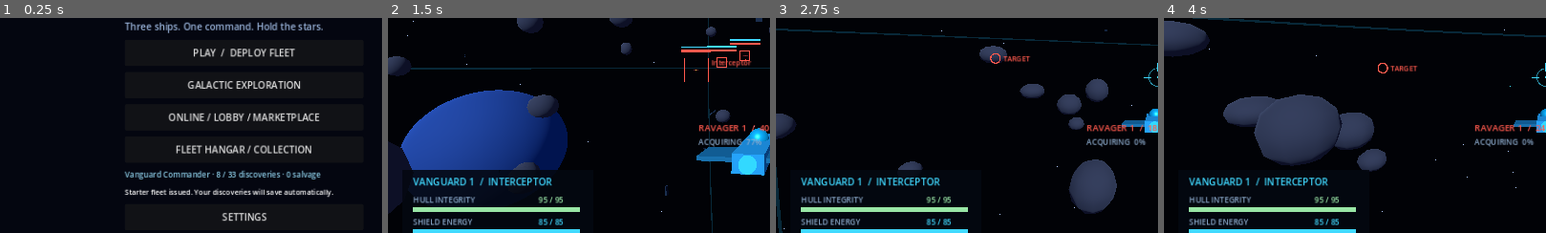
Above: before the commit, frames 1-4 (left to right).
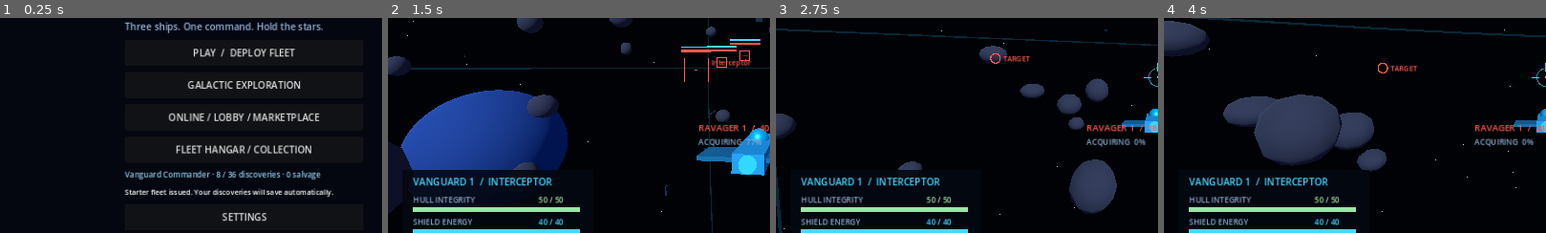
Above: after the commit, the same moments.

Repository: trentsmith/Galactic-Dominion
Game: Godot game, scene res://scenes/main.tscn
The game is run twice, just before and just after one commit, with the same random seed, the same clock (stepped at 60 frames per second) and the same inputs.
Inputs (mouse positions are % of the whole screen's width and height, from its top left):
- Up to frame 1 (0.25 s): no input
- Up to frame 2 (1.5 s): click "PLAY / DEPLOY FLEET" at 0.5 s; move the mouse to (55, 50) at 1.27 s; hold W (forward) from 1.28 s (still down); hold Shift (boost) from 1.28 s (still down); tap R (ability) at 1.35 s
- Up to frame 3 (2.75 s): keep holding W (forward); move the mouse to (45, 50) at 2.02 s; release Shift (boost) at 2.03 s; tap Shift (boost) at 2.1 s; click (45, 50) at 2.3 s
- Up to frame 4 (4 s): keep holding W (forward); move the mouse to (52, 48) at 2.77 s; press the mouse at (52, 48) at 2.78 s; right-click (52, 48) at 3.05 s; move the mouse to (49, 52) at 3.52 s; release the mouse at (49, 52) at 3.53 s; right-click (49, 52) at 3.6 s; tap R (ability) at 3.8 s
The pictures show only the part of the screen within x 0-50%, y 37-87%; the shares and areas given below are measured in that part.

The runs differ from the first frame. In frame 1, less than 0.1% of the frame differs, in the area x 60-62%, y 71-75%; in frame 2, 0.1%, in the area x 39-46%, y 83-97%; in frame 3, 0.1%; in frame 4, 0.1%.

Commit message:
Fast Combat & Victory Ships: permanent hull rewards, trading and shiny-style rarity

Diff:
--- a/project.godot
+++ b/project.godot
@@ -1,7 +1,7 @@
 config_version=5
 [application]
 config/name="Galactic Dominion"
-config/version="0.3.0"
+config/version="0.4.0"
 run/main_scene="res://scenes/main.tscn"
 config/features=PackedStringArray("4.3", "GL Compatibility")
 [display]
--- a/resources/collectibles/crew_nyx_prism.tres
+++ b/resources/collectibles/crew_nyx_prism.tres
@@ -6,7 +6,7 @@
 display_name = "Nyx · Prismborn"
 description = "Rare visual variant of Nyx. Pearl skin and prismatic antennae. Same bonus as standard Nyx."
 kind = "crew"
-rarity = "exotic"
+rarity = "legendary"
 slot = "crew"
 species = "Vesperi"
 ship_class = ""
--- /dev/null
+++ b/resources/collectibles/ship_guardian.tres
@@ -0,0 +1,11 @@
+[gd_resource type="Resource" script_class="CollectibleDefinition" load_steps=2 format=3]
+[ext_resource type="Script" path="res://scripts/progression/collectible_definition.gd" id="1"]
+[resource]
+script = ExtResource("1")
+id = "ship_guardian"
+display_name = "Guardian Victory Hull"
+description = "Shield tank. R protects nearby teammates with a defensive aura. Permanent victory reward; each copy can be traded online."
+kind = "ship"
+rarity = "rare"
+slot = "ship"
+ship_class = "Guardian"
--- /dev/null
+++ b/resources/collectibles/ship_interceptor.tres
@@ -0,0 +1,11 @@
+[gd_resource type="Resource" script_class="CollectibleDefinition" load_steps=2 format=3]
+[ext_resource type="Script" path="res://scripts/progression/collectible_definition.gd" id="1"]
+[resource]
+script = ExtResource("1")
+id = "ship_interceptor"
+display_name = "Interceptor Victory Hull"
+description = "Fast flanker. R grants a temporary speed surge. Permanent victory reward; each copy can be traded online."
+kind = "ship"
+rarity = "rare"
+slot = "ship"
+ship_class = "Interceptor"
--- /dev/null
+++ b/resources/collectibles/ship_skirmisher.tres
@@ -0,0 +1,11 @@
+[gd_resource type="Resource" script_class="CollectibleDefinition" load_steps=2 format=3]
+[ext_resource type="Script" path="res://scripts/progression/collectible_definition.gd" id="1"]
+[resource]
+script = ExtResource("1")
+id = "ship_skirmisher"
+display_name = "Skirmisher Victory Hull"
+description = "Balanced duelist. R overcharges laser damage and firing speed. Permanent victory reward; each copy can be traded online."
+kind = "ship"
+rarity = "rare"
+slot = "ship"
+ship_class = "Skirmisher"
--- a/resources/collectibles/variant_aurora.tres
+++ b/resources/collectibles/variant_aurora.tres
@@ -6,7 +6,7 @@
 display_name = "Aurora Skirmisher"
 description = "Rare Skirmisher variant with violet hull, luminous ribbons, and ion-blue trim."
 kind = "variant"
-rarity = "exotic"
+rarity = "legendary"
 slot = "variant"
 species = ""
 ship_class = "Skirmisher"
--- a/resources/collectibles/variant_bomber.tres
+++ b/resources/collectibles/variant_bomber.tres
@@ -6,7 +6,7 @@
 display_name = "Ember Bomber"
 description = "Rare Bomber appearance with ember hull and ion ribbons."
 kind = "variant"
-rarity = "exotic"
+rarity = "legendary"
 slot = "variant"
 species = ""
 ship_class = "Bomber"
--- a/resources/collectibles/variant_celestial.tres
+++ b/resources/collectibles/variant_celestial.tres
@@ -6,7 +6,7 @@
 display_name = "Celestial Guardian"
 description = "Rare Guardian variant with pearl hull, golden fins, and a radiant defensive ring."
 kind = "variant"
-rarity = "exotic"
+rarity = "legendary"
 slot = "variant"
 species = ""
 ship_class = "Guardian"
--- a/resources/ships/bomber.tres
+++ b/resources/ships/bomber.tres
@@ -3,14 +3,14 @@
 [resource]
 script = ExtResource("1")
 class_name_text = "Bomber"
-hull = 165.0
-shield = 130.0
+hull = 90.0
+shield = 65.0
 speed = 48.0
 acceleration = 60.0
 turn_speed = 1.7
-laser_damage = 14.0
+laser_damage = 23.0
 laser_cooldown = 0.38
-missile_damage = 95.0
+missile_damage = 145.0
 missile_cooldown = 5
 ability = "barrage"
 color = Color(0.4, 0.85, 0.6, 1)
--- a/resources/ships/guardian.tres
+++ b/resources/ships/guardian.tres
@@ -3,12 +3,13 @@
 [resource]
 script = ExtResource("1")
 class_name_text = "Guardian"
-hull = 200.0
-shield = 240.0
+hull = 110.0
+shield = 120.0
 speed = 46.0
 acceleration = 55.0
 turn_speed = 1.4
-laser_damage = 22.0
+laser_damage = 35.0
 laser_cooldown = 0.36
 ability = "aegis"
 color = Color(0.6, 0.45, 1, 1)
+missile_damage = 85.0
--- a/resources/ships/interceptor.tres
+++ b/resources/ships/interceptor.tres
@@ -3,12 +3,13 @@
 [resource]
 script = ExtResource("1")
 class_name_text = "Interceptor"
-hull = 95.0
-shield = 85.0
+hull = 50.0
+shield = 40.0
 speed = 90.0
 acceleration = 110.0
 turn_speed = 2.7
-laser_damage = 12.0
+laser_damage = 20.0
 laser_cooldown = 0.17
 ability = "speed"
 color = Color(0.25, 0.85, 1, 1)
+missile_damage = 85.0
--- a/resources/ships/skirmisher.tres
+++ b/resources/ships/skirmisher.tres
@@ -3,12 +3,13 @@
 [resource]
 script = ExtResource("1")
 class_name_text = "Skirmisher"
-hull = 140.0
-shield = 120.0
+hull = 75.0
+shield = 60.0
 speed = 65.0
 acceleration = 75.0
 turn_speed = 2.0
-laser_damage = 18.0
+laser_damage = 29.0
 laser_cooldown = 0.25
 ability = "overcharge"
 color = Color(0.4, 0.6, 1, 1)
+missile_damage = 85.0
--- a/resources/ships/support.tres
+++ b/resources/ships/support.tres
@@ -3,14 +3,14 @@
 [resource]
 script = ExtResource("1")
 class_name_text = "Support"
-hull = 180.0
-shield = 180.0
+hull = 95.0
+shield = 90.0
 speed = 54.0
 acceleration = 60.0
 turn_speed = 1.7
-laser_damage = 13.0
+laser_damage = 21.0
 laser_cooldown = 0.28
-missile_damage = 45.0
+missile_damage = 70.0
 missile_cooldown = 3.5
 ability = "repair"
 color = Color(0.4, 0.85, 0.6, 1)
--- a/scripts/match/battle_match.gd
+++ b/scripts/match/battle_match.gd
@@ -141,7 +141,7 @@
    kills += ally.kills
    damage += ally.damage_dealt
   rewards = profile.settle_battle(battle_id, winner, kills, damage)
-  reward_summary = "+%d salvage · %d discovery rolls" % [60 if winner == 0 else 30, rewards.size()]
+  reward_summary = "+%d salvage · %d discovery rolls" % [60 if winner == 0 else 30, 2 if winner == 0 else 1]
  ended.emit(team, reason)
  if network_role != "server":
   hud.show_results()
--- a/scripts/online/online_session.gd
+++ b/scripts/online/online_session.gd
@@ -82,14 +82,14 @@
 
 func _connected() -> void:
  peer_id = multiplayer.get_unique_id()
- authenticate.rpc_id(1, str(get_meta("ticket", "")), str(ProjectSettings.get_setting("application/config/version", "0.3.0")))
+ authenticate.rpc_id(1, str(get_meta("ticket", "")), str(ProjectSettings.get_setting("application/config/version", "0.4.0")))
 
 @rpc("any_peer", "call_remote", "reliable")
 func authenticate(ticket: String, version: String = "") -> void:
  if not server_mode:
   return
  var sender := multiplayer.get_remote_sender_id()
- if version != str(ProjectSettings.get_setting("application/config/version", "0.3.0")):
+ if version != str(ProjectSettings.get_setting("application/config/version", "0.4.0")):
   reject.rpc_id(sender, "Different game build. Download the same version as the server.")
   multiplayer.multiplayer_peer.disconnect_peer(sender)
   return
@@ -513,7 +513,12 @@
   statistics.append({"kills": ship.kills, "damage": ship.damage_dealt, "shots": ship.shots, "hits": ship.hits})
  for id in members:
   if _connected_peer(id):
-   receive_result.rpc_id(id, winner, message, statistics)
+   var personal_message := message
+   var prizes: Dictionary = reply.get("data", {}).get("victory_ships", {})
+   var prize := CollectionCatalog.find(str(prizes.get(members[id].profile.user_id, "")))
+   if prize != null:
+    personal_message += "\nPERMANENT VICTORY SHIP: " + prize.display_name + " — available in Online Fleet / Marketplace"
+   receive_result.rpc_id(id, winner, personal_message, statistics)
 
 @rpc("authority", "call_remote", "reliable")
 func receive_result(winner: int, reason: String, statistics: Array) -> void:
--- a/scripts/progression/collectible_definition.gd
+++ b/scripts/progression/collectible_definition.gd
@@ -5,7 +5,7 @@
 @export var display_name: String = ""
 @export_multiline var description: String = ""
 @export_enum("component", "crew", "variant", "ship") var kind: String = "component"
-@export_enum("common", "uncommon", "rare", "exotic", "mythic") var rarity: String = "common"
+@export_enum("common", "uncommon", "rare", "legendary", "mythic") var rarity: String = "common"
 @export var slot: String = ""
 @export var species: String = ""
 @export var ship_class: String = ""
@@ -20,7 +20,7 @@
  match rarity:
   "uncommon": return Color(0.4, 0.85, 0.6)
   "rare": return Color(0.5, 0.65, 1)
-  "exotic": return Color(0.85, 0.5, 1)
+  "legendary": return Color(0.85, 0.5, 1)
   "mythic": return Color(1, 0.75, 0.25)
   _: return Color(0.65, 0.75, 0.85)
 
--- a/scripts/progression/collection_catalog.gd
+++ b/scripts/progression/collection_catalog.gd
@@ -2,6 +2,9 @@
 extends RefCounted
 
 const DEFINITIONS = [
+ preload("res://resources/collectibles/ship_interceptor.tres"),
+ preload("res://resources/collectibles/ship_skirmisher.tres"),
+ preload("res://resources/collectibles/ship_guardian.tres"),
  preload("res://resources/collectibles/engine_standard.tres"),
  preload("res://resources/collectibles/shield_standard.tres"),
  preload("res://resources/collectibles/weapon_standard.tres"),
@@ -54,19 +57,25 @@
  return output
 
 static func roll(rng: RandomNumberGenerator) -> CollectibleDefinition:
- # Free battle salvage: per roll, not per item. Mythic appearances have no power bonus.
- var chance := rng.randf()
- var rarity := "common"
- if chance < 0.001:
-  rarity = "mythic"
- elif chance < 0.01:
-  rarity = "exotic"
- elif chance < 0.06:
-  rarity = "rare"
- elif chance < 0.30:
-  rarity = "uncommon"
+ var rarity := rarity_for_ticket(rng.randi_range(0, 16383))
  var pool: Array[CollectibleDefinition] = []
  for entry in DEFINITIONS:
   if entry.rarity == rarity:
    pool.append(entry)
  return pool[rng.randi_range(0, pool.size() - 1)]
+
+# Disjoint tickets: Mythic 1/16384, Legendary 4/16384 = 1/4096.
+static func rarity_for_ticket(ticket: int) -> String:
+ if ticket == 0:
+  return "mythic"
+ if ticket < 5:
+  return "legendary"
+ if ticket < 824:
+  return "rare"
+ if ticket < 4756:
+  return "uncommon"
+ return "common"
+
+static func victory_ship(rng: RandomNumberGenerator) -> String:
+ var classes := SHIP_TYPES.keys()
+ return "ship_" + str(classes[rng.randi_range(0, classes.size() - 1)])
--- a/scripts/progression/player_profile.gd
+++ b/scripts/progression/player_profile.gd
@@ -249,6 +249,8 @@
  total_kills += maxi(0, kills)
  total_damage += maxf(0.0, damage)
  var rewards: Array[Dictionary] = []
+ if winner == 0:
+  rewards.append(acquire(CollectionCatalog.victory_ship(_rng), "Victory ship — permanent ownership"))
  for index in range(2 if winner == 0 else 1):
   rewards.append(acquire(CollectionCatalog.roll(_rng).id))
  save_profile()
--- a/scripts/ships/ship_stats.gd
+++ b/scripts/ships/ship_stats.gd
@@ -2,17 +2,17 @@
 extends Resource
 
 @export var class_name_text: String = "Skirmisher"
-@export var hull: float = 140.0
-@export var shield: float = 120.0
+@export var hull: float = 75.0
+@export var shield: float = 60.0
 @export var speed: float = 65.0
 @export var acceleration: float = 75.0
 @export var turn_speed: float = 2.0
-@export var laser_damage: float = 16.0
+@export var laser_damage: float = 29.0
 @export var laser_cooldown: float = 0.22
-@export var missile_damage: float = 55.0
+@export var missile_damage: float = 85.0
 @export var missile_cooldown: float = 3.5
 @export var ability: String = "overcharge"
-@export var shield_regen: float = 12.0
+@export var shield_regen: float = 6.0
 @export var boost_capacity: float = 100.0
 @export var boost_regen: float = 18.0
 @export var ability_recharge: float = 20.0
--- a/scripts/ui/hangar_screen.gd
+++ b/scripts/ui/hangar_screen.gd
@@ -315,10 +315,10 @@
  stats.autowrap_mode = TextServer.AUTOWRAP_WORD_SMART
  detail_column.add_child(stats)
  var odds := _label("FREE BATTLE DISCOVERIES
-Victory: 2 rolls +60 salvage. Defeat/draw: 1 roll +30.
+Victory: permanent ship +2 rolls +60 salvage. Defeat/draw: 1 roll +30.
 Duplicate discoveries yield +15 salvage.
-Per roll: Common 70% · Uncommon 24% · Rare 5%
-Exotic appearance 0.9% · Mythic appearance 0.1%
+Per roll: Common ~71% · Uncommon ~24% · Rare ~5%
+Legendary appearance 1/4,096 · Mythic appearance 1/16,384
 Each tier selects uniformly among its entries.
 Rare appearances do not improve combat power.", 12, MUTED)
  odds.autowrap_mode = TextServer.AUTOWRAP_WORD_SMART
--- a/scripts/ui/online_hub.gd
+++ b/scripts/ui/online_hub.gd
@@ -134,7 +134,7 @@
  market_tab.name = "Marketplace"
  market_tab.add_theme_constant_override("separation", 10)
  tabs.add_child(market_tab)
- market_tab.add_child(label("Trades use online salvage. Listed items and offer funds are held in escrow.", 14))
+ market_tab.add_child(label("Every online win grants a permanent random hull. Trade copies here using salvage; items and offer funds are held in escrow.", 14))
  button(market_tab, "REFRESH LISTINGS & OFFERS", _refresh_market)
  market = ItemList.new()
  market.size_flags_vertical = Control.SIZE_EXPAND_FILL
--- a/server/catalog.json
+++ b/server/catalog.json
@@ -102,7 +102,7 @@
     "id": "crew_nyx_prism",
     "display_name": "Nyx \u00b7 Prismborn",
     "kind": "crew",
-    "rarity": "exotic",
+    "rarity": "legendary",
     "slot": "crew"
   },
   {
@@ -260,6 +260,42 @@
   },
   {
     "starter": false,
+    "research_cost": 0,
+    "species": "",
+    "ship_class": "Guardian",
+    "modifiers": {},
+    "id": "ship_guardian",
+    "display_name": "Guardian Victory Hull",
+    "kind": "ship",
+    "rarity": "rare",
+    "slot": "ship"
+  },
+  {
+    "starter": false,
+    "research_cost": 0,
+    "species": "",
+    "ship_class": "Interceptor",
+    "modifiers": {},
+    "id": "ship_interceptor",
+    "display_name": "Interceptor Victory Hull",
+    "kind": "ship",
+    "rarity": "rare",
+    "slot": "ship"
+  },
+  {
+    "starter": false,
+    "research_cost": 0,
+    "species": "",
+    "ship_class": "Skirmisher",
+    "modifiers": {},
+    "id": "ship_skirmisher",
+    "display_name": "Skirmisher Victory Hull",
+    "kind": "ship",
+    "rarity": "rare",
+    "slot": "ship"
+  },
+  {
+    "starter": false,
     "research_cost": 300,
     "species": "",
     "ship_class": "Support",
@@ -321,7 +357,7 @@
     "id": "variant_aurora",
     "display_name": "Aurora Skirmisher",
     "kind": "variant",
-    "rarity": "exotic",
+    "rarity": "legendary",
     "slot": "variant"
   },
   {
@@ -333,7 +369,7 @@
     "id": "variant_bomber",
     "display_name": "Ember Bomber",
     "kind": "variant",
-    "rarity": "exotic",
+    "rarity": "legendary",
     "slot": "variant"
   },
   {
@@ -345,7 +381,7 @@
     "id": "variant_celestial",
     "display_name": "Celestial Guardian",
     "kind": "variant",
-    "rarity": "exotic",
+    "rarity": "legendary",
     "slot": "variant"
   },
   {
--- a/tests/progression_test.gd
+++ b/tests/progression_test.gd
@@ -41,7 +41,7 @@
   for key in entry.modifiers:
    if not key in CollectionCatalog.MODIFIABLE_STATS or float(entry.modifiers[key]) <= 0:
     catalog_valid = false
- check(catalog_valid and ids.size() == 33, "Catalog has 33 unique, valid Resource definitions")
+ check(catalog_valid and ids.size() == 36, "Catalog has 36 unique, valid Resource definitions")
  var path := new_path("roundtrip")
  var profile := PlayerProfile.new(path)
  profile.load_profile()
@@ -53,7 +53,7 @@
  check(not profile.research("engine_sprint") and profile.salvage == 20, "Research cannot charge for an already-owned schematic")
  check(profile.equip(0, "engine", "engine_sprint"), "Discovered component fits compatible slot")
  var stats := profile.configured_stats(0)
- check(is_equal_approx(stats.speed, 103.5) and is_equal_approx(stats.hull, 89.3), "Engine trade-offs modify generated ship stats")
+ check(is_equal_approx(stats.speed, 103.5) and is_equal_approx(stats.hull, 47.0), "Engine trade-offs modify generated ship stats")
  check(stats.engine_style == "sprint", "Component visual metadata follows the selected fitting")
  check(is_equal_approx(CollectionCatalog.CLASS_STATS[0].speed, 90), "Loadout does not mutate shared class Resource")
  check(not profile.equip(0, "shield", "engine_sprint"), "Wrong-slot component is rejected")
@@ -62,7 +62,7 @@
  check(profile.equip(1, "crew", "") and profile.equip(0, "crew", "crew_milo"), "Crew transfers after unassignment")
  profile.acquire("crew_nyx")
  check(profile.equip(1, "crew", "crew_nyx"), "Discovered alien can pilot a ship")
- check(is_equal_approx(profile.configured_stats(1).shield_regen, 13.2), "Alien crew bonus reaches ship statistics")
+ check(is_equal_approx(profile.configured_stats(1).shield_regen, 6.6), "Alien crew bonus reaches ship statistics")
  profile.acquire("variant_void")
  check(not profile.equip(1, "variant", "variant_void"), "Variant cannot fit the wrong ship class")
  check(profile.equip(0, "variant", "variant_void"), "Rare ship appearance fits its class")
@@ -80,15 +80,20 @@
  check(int(restored.inventory.crew_nyx.discovered_at) > 0, "Discovery records contain timestamps")
  before = restored.salvage
  var rolls := restored.settle_battle("match-a", 0, 3, 400)
- check(rolls.size() == 2 and restored.battles == 1 and restored.wins == 1 and restored.salvage >= before + 60, "Victory pays salvage and two discovery rolls")
+ check(rolls.size() == 3 and restored.battles == 1 and restored.wins == 1 and restored.salvage >= before + 60, "Victory pays salvage and a permanent ship and two discovery rolls")
  check(restored.settle_battle("match-a", 0, 3, 400).is_empty() and restored.battles == 1, "Same match cannot pay rewards twice")
  check(restored.settle_battle("match-b", 1, 0, 10).size() == 1 and restored.battles == 2, "Defeat still grants a discovery roll")
  var rng := RandomNumberGenerator.new()
  rng.seed = 88371
- var counts := {"common": 0, "uncommon": 0, "rare": 0, "exotic": 0, "mythic": 0}
+ var counts := {"common": 0, "uncommon": 0, "rare": 0, "legendary": 0, "mythic": 0}
  for index in range(100000):
   counts[CollectionCatalog.roll(rng).rarity] += 1
- check(counts.mythic > 50 and counts.mythic < 160 and counts.exotic > 700 and counts.exotic < 1100, "Seeded rarity sampler exercises 0.1% mythic and 0.9% exotic drops")
+ check(counts.mythic > 0 and counts.mythic < 20 and counts.legendary > 5 and counts.legendary < 60, "Seeded sampler exercises shiny-style Legendary and Mythic odds")
+ check(CollectionCatalog.rarity_for_ticket(0) == "mythic" and CollectionCatalog.rarity_for_ticket(1) == "legendary" and CollectionCatalog.rarity_for_ticket(4) == "legendary" and CollectionCatalog.rarity_for_ticket(5) == "rare", "Exact rarity boundaries keep Mythic and Legendary tiers disjoint")
+ check(str(rolls[0].id).begins_with("ship_") and restored.owns(rolls[0].id), "Victory guarantees permanent hull ownership")
+ var prize_reload := PlayerProfile.new(path)
+ prize_reload.load_profile()
+ check(prize_reload.owns(rolls[0].id), "Victory hull survives restart")
  print("RARITY SAMPLE: ", counts)
  # Save twice to create a known-good backup, corrupt primary, then recover it.
  restored.save_profile()
@@ -138,7 +143,7 @@
  main.show_hangar()
  await frames()
  var hangar: HangarScreen = main.menu.get_child(0)
- check(hangar.inventory_list.item_count == 33 and is_instance_valid(hangar.preview.ship), "Hangar and 3D preview load with complete collection")
+ check(hangar.inventory_list.item_count == 36 and is_instance_valid(hangar.preview.ship), "Hangar and 3D preview load with complete collection")
  check(get_nodes_in_group("ships").is_empty(), "Preview ships do not enter the combat target group")
  for index in range(3):
   hangar.selected_ship = index
@@ -175,7 +180,7 @@
  check(ship_meshes > 6, "Rare ship variant adds visible geometry")
  var previous_battles: int = main.profile.battles
  battle.finish(0, "Progression integration check")
- check(main.profile.battles == previous_battles + 1 and battle.rewards.size() == 2, "Match completion connects to persistent rewards")
+ check(main.profile.battles == previous_battles + 1 and battle.rewards.size() == 3, "Match completion connects to persistent rewards")
  battle.finish(0, "Duplicate finish")
  check(main.profile.battles == previous_battles + 1, "Repeated finish cannot duplicate persistent reward")
  # Emulate the results screen's Review Discoveries button.
Not shown, added: tests/online_presentation_test.gd.uid
Not shown, changed: CHANGELOG.md
